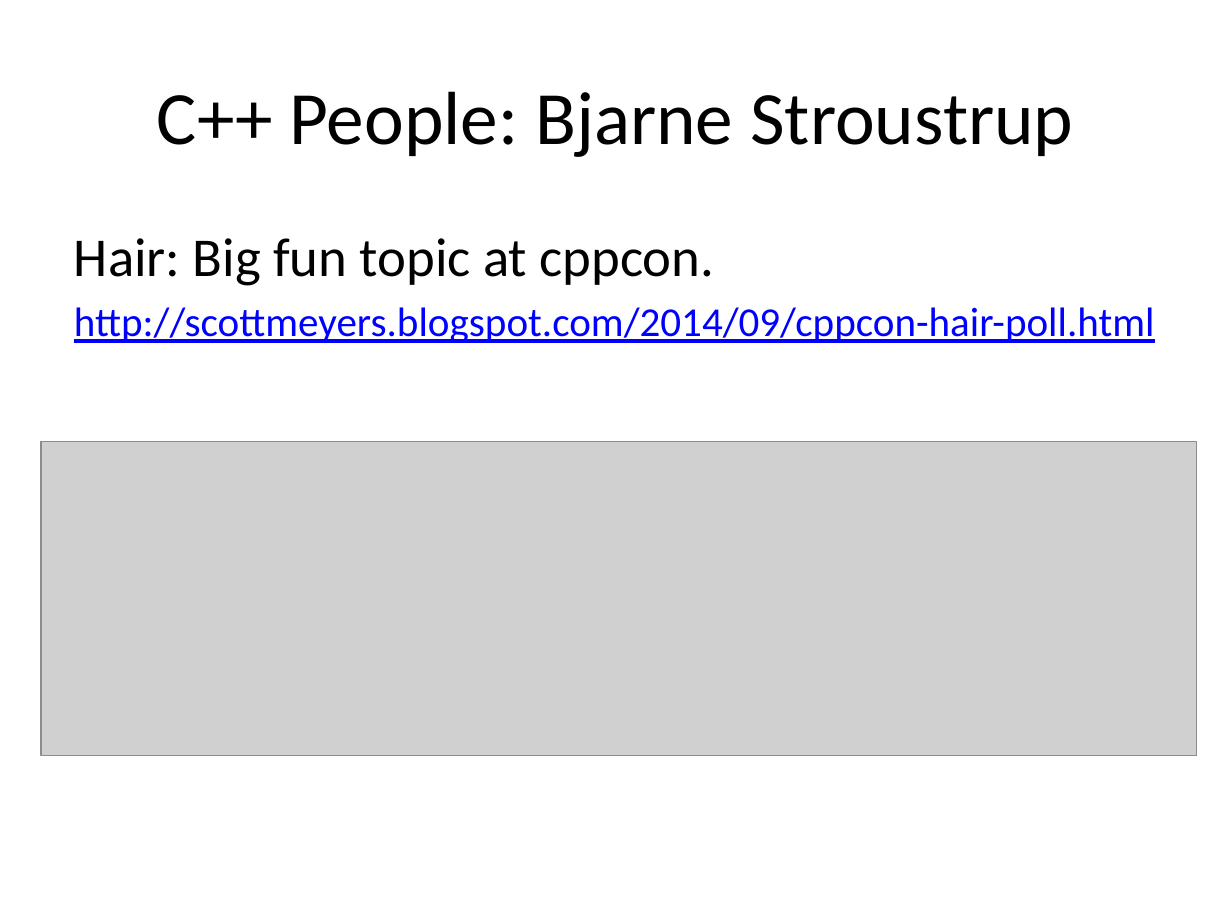
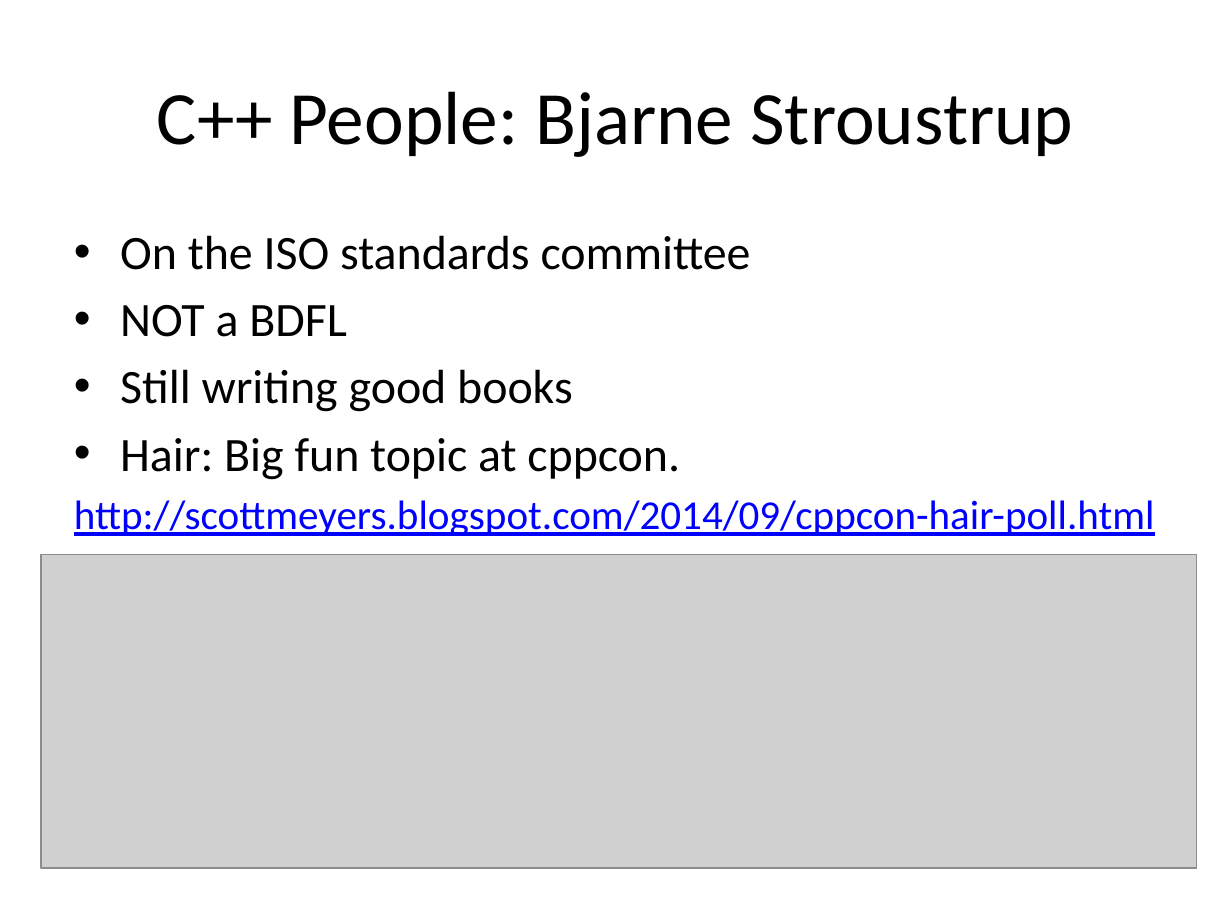
Before and after one commit to fellmad/FunWithCpp11, a slide deck: slide 10 of doc/Fun_with_C++11.pptx (slide 8 before the commit). Drawn at 1232x924 pixels with LibreOffice and Linux fonts; fonts in the diff are those of the drawing; grey boxes stand for pictures. Boxes give left, top, right and bottom in pixels: in the first picture for what was removed or moved away, otherwise in the second. Text is boxed around its words. In the diff, an @@ line names an element or a change of style, - is before the commit and + after.

```diff
--- a/doc/Fun_with_C++11.pptx
+++ b/doc/Fun_with_C++11.pptx
@@ text at bbox=[120, 235, 751, 412]: paragraphs added @@
+• On the ISO standards committee
+• NOT a BDFL
+• Still writing good books
@@ text at bbox=[120, 438, 680, 480]: size 32 to 28 pt in "Hair: Big fun topic at cppcon."; bullet none to • @@
@@ picture: place and size @@
-picture at bbox=[41, 441, 1196, 755]
+picture at bbox=[41, 554, 1196, 869]
```
Also in this commit, not shown: 12 other slides changed, 3 slides added, 1 slide removed.
